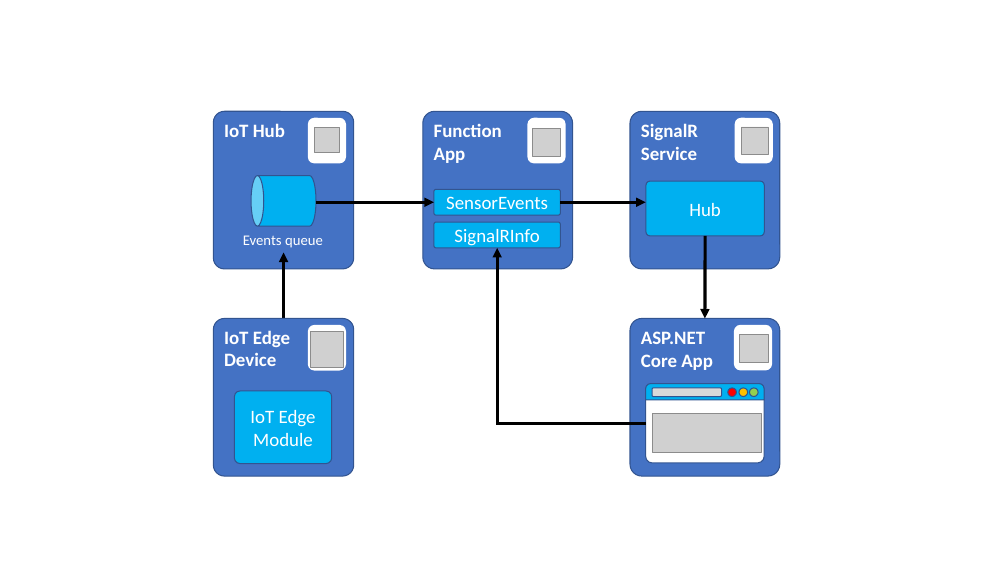
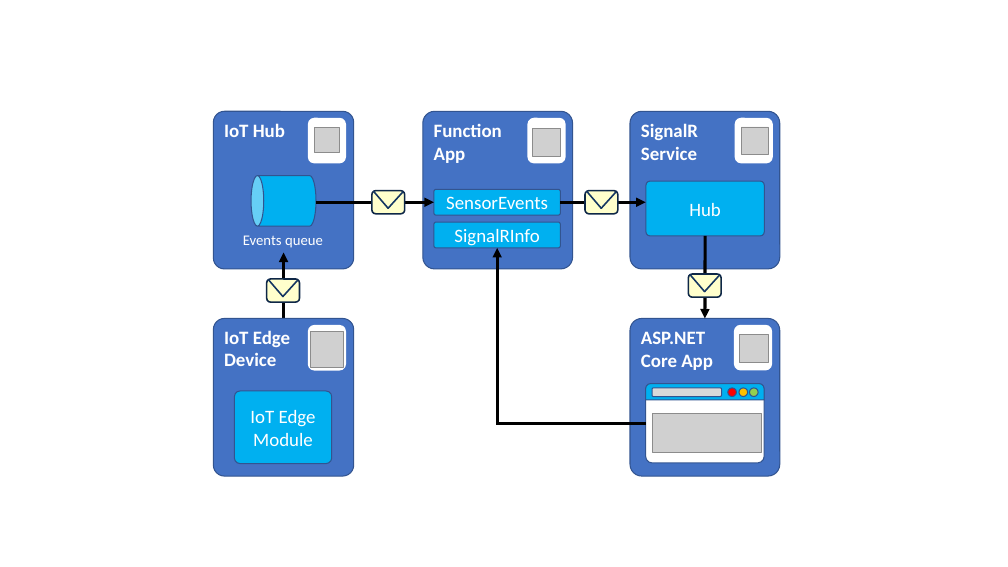
Before and after one commit to EdwinVW/iot-edge-demos, a slide deck: slide 1 of docs/Figures.pptx. Drawn at 1008x567 pixels with LibreOffice and Linux fonts; fonts in the diff are those of the drawing; grey boxes stand for pictures. Boxes give left, top, right and bottom in pixels: in the first picture for what was removed or moved away, otherwise in the second. Text is boxed around its words. In the diff, an @@ line names an element or a change of style, - is before the commit and + after.

```diff
--- a/docs/Figures.pptx
+++ b/docs/Figures.pptx
@@ rounded rectangle added at [372,191,405,214], fill #FFFFCC, outline #0E2748 1.5 pt @@
@@ line added from (374, 191) to (388, 208), #133561 1.5 pt @@
@@ line added from (403, 192) to (388, 208), #133561 1.5 pt @@
@@ rounded rectangle added at [585,191,618,214], fill #FFFFCC, outline #0E2748 1.5 pt @@
@@ line added from (587, 191) to (601, 208), #133561 1.5 pt @@
@@ line added from (616, 192) to (601, 208), #133561 1.5 pt @@
@@ rounded rectangle added at [267,279,299,302], fill #FFFFCC, outline #0E2748 1.5 pt @@
@@ line added from (268, 280) to (283, 296), #133561 1.5 pt @@
@@ line added from (298, 281) to (283, 296), #133561 1.5 pt @@
@@ rounded rectangle added at [689,274,721,297], fill #FFFFCC, outline #0E2748 1.5 pt @@
@@ line added from (690, 275) to (705, 292), #133561 1.5 pt @@
@@ line added from (719, 275) to (705, 292), #133561 1.5 pt @@
```
Also in this commit, not shown: 1 other file.
